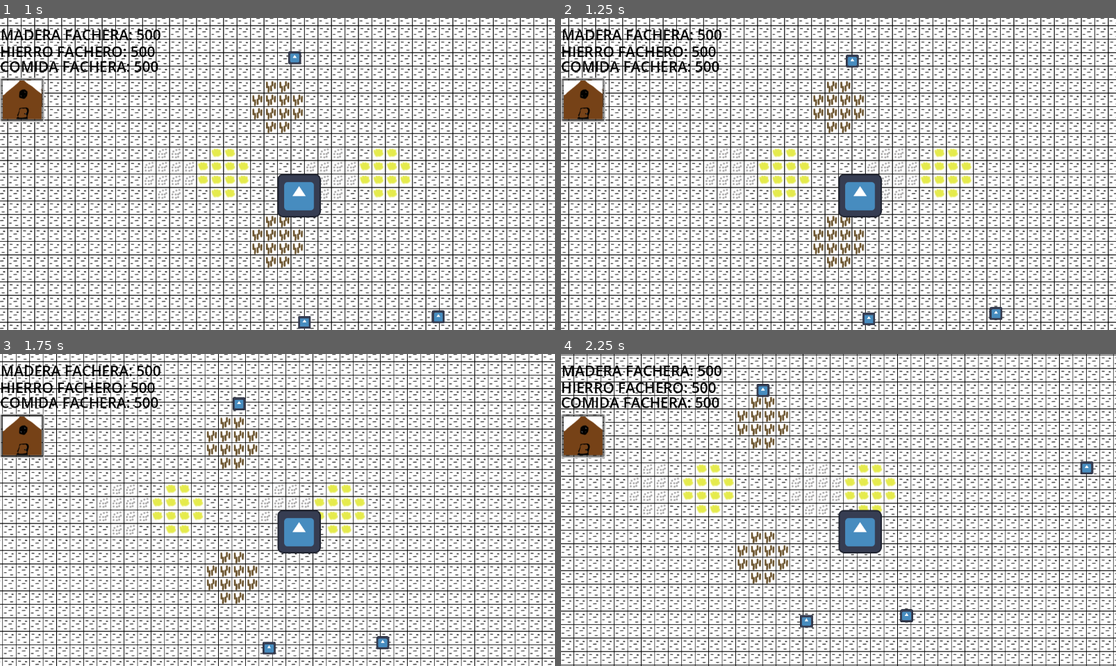
Above: before the commit, frames 1-4 (two rows, left to right).
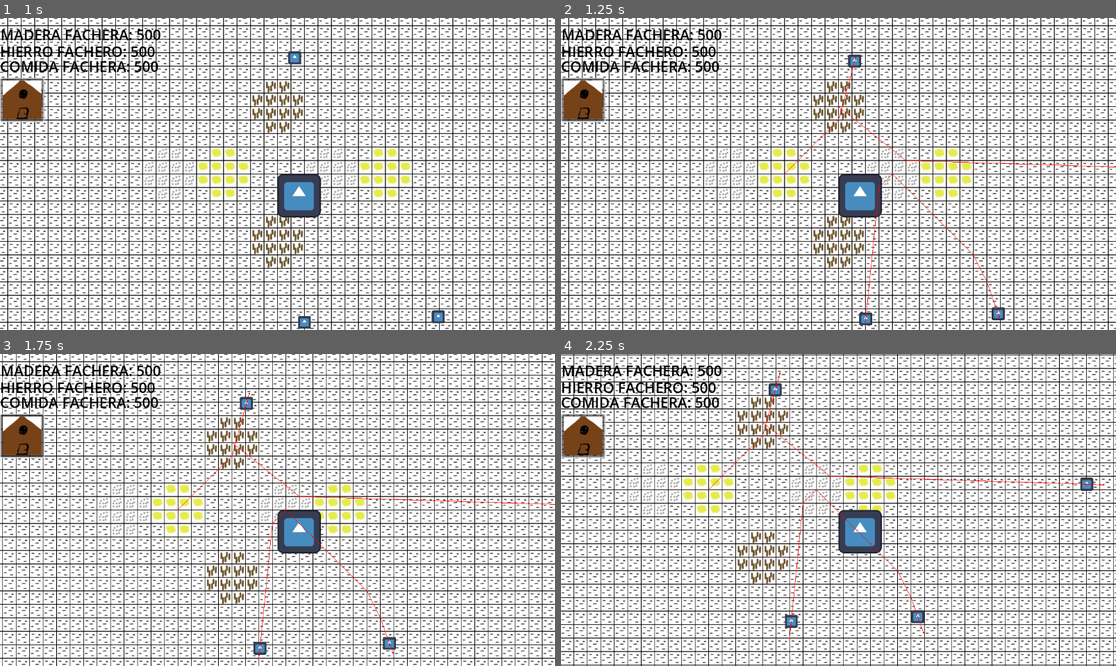
Above: after the commit, the same moments.

Repository: QuaaDev/Juego-Proyecto
Game: Godot game, scene res://Scene/Nucleo.tscn
Same seed, same stepped clock (60 frames per second), same inputs: the game is played once before the commit and once after it. The engine's default icon, where the game draws it, is replaced by a stand-in: a white triangle on a blue panel in a dark square.
Inputs (mouse positions are in pixels of both pictures, inside the frame that each line leads up to):
- Up to frame 1 (1 s): click (22, 99) at 0.5 s
- Up to frame 2 (1.25 s): no input
- Up to frame 3 (1.75 s): move the mouse to (432, 650) at 1.27 s; hold Right (ui_right) from 1.28 s (still down); hold Right mouse button (ClickDer) from 1.28 s (still down)
- Up to frame 4 (2.25 s): move the mouse to (1093, 491) at 2.02 s; release Right (ui_right) at 2.03 s; release Right mouse button (ClickDer) at 2.03 s; hold Down (ui_down) from 2.03 s (still down); click (1093, 491) at 2.1 s

Frame 1 is identical in both runs. In frame 2, 0.6% of the frame differs, in the area x 40-100%, y 11-99%; in frame 3, 0.8%; in frame 4, 1.2%, in the area x 26-98%, y 6-92%.

Commit message:
Implementado PathFinding2d
Implementado PathFinding2d en los aldeanos sin errores conocidos.

Diff:
--- a/TodoJunto/Scene/Suelo.tscn
+++ b/TodoJunto/Scene/Suelo.tscn
@@ -1,8 +1,28 @@
-[gd_scene load_steps=7 format=3 uid="uid://ktpc5u1xfekm"]
+[gd_scene load_steps=11 format=3 uid="uid://ktpc5u1xfekm"]
 
 [ext_resource type="Texture2D" uid="uid://pd63m70gji" path="res://Assets/PisoBeta.png" id="1_gv26j"]
 [ext_resource type="Script" path="res://Script/ControladorSuelo.gd" id="1_lkm7l"]
 [ext_resource type="Texture2D" uid="uid://bd272wqgynl1f" path="res://Assets/CasaBeta.png" id="3_p4wt2"]
+
+[sub_resource type="NavigationPolygon" id="NavigationPolygon_daps7"]
+vertices = PackedVector2Array(-20, -20, 20, -20, 20, 20, -20, 20)
+polygons = Array[PackedInt32Array]([PackedInt32Array(0, 1, 2, 3)])
+outlines = Array[PackedVector2Array]([PackedVector2Array(-20, -20, 20, -20, 20, 20, -20, 20)])
+
+[sub_resource type="NavigationPolygon" id="NavigationPolygon_n1yyi"]
+vertices = PackedVector2Array(-20, -20, 20, -20, 20, 20, -20, 20)
+polygons = Array[PackedInt32Array]([PackedInt32Array(0, 1, 2, 3)])
+outlines = Array[PackedVector2Array]([PackedVector2Array(-20, -20, 20, -20, 20, 20, -20, 20)])
+
+[sub_resource type="NavigationPolygon" id="NavigationPolygon_hb3tn"]
+vertices = PackedVector2Array(-20, -20, 20, -20, 20, 20, -20, 20)
+polygons = Array[PackedInt32Array]([PackedInt32Array(0, 1, 2, 3)])
+outlines = Array[PackedVector2Array]([PackedVector2Array(-20, -20, 20, -20, 20, 20, -20, 20)])
+
+[sub_resource type="NavigationPolygon" id="NavigationPolygon_stdh5"]
+vertices = PackedVector2Array(-20, -20, 20, -20, 20, 20, -20, 20)
+polygons = Array[PackedInt32Array]([PackedInt32Array(0, 1, 2, 3)])
+outlines = Array[PackedVector2Array]([PackedVector2Array(-20, -20, 20, -20, 20, 20, -20, 20)])
 
 [sub_resource type="TileSetAtlasSource" id="TileSetAtlasSource_7335a"]
 texture = ExtResource("1_gv26j")
@@ -10,15 +30,19 @@
 0:0/0 = 0
 0:0/0/physics_layer_0/linear_velocity = Vector2(0, 0)
 0:0/0/physics_layer_0/angular_velocity = 0.0
+0:0/0/navigation_layer_0/polygon = SubResource("NavigationPolygon_daps7")
 1:0/0 = 0
 1:0/0/physics_layer_0/linear_velocity = Vector2(0, 0)
 1:0/0/physics_layer_0/angular_velocity = 0.0
+1:0/0/navigation_layer_0/polygon = SubResource("NavigationPolygon_n1yyi")
 2:0/0 = 0
 2:0/0/physics_layer_0/linear_velocity = Vector2(0, 0)
 2:0/0/physics_layer_0/angular_velocity = 0.0
+2:0/0/navigation_layer_0/polygon = SubResource("NavigationPolygon_hb3tn")
 3:0/0 = 0
 3:0/0/physics_layer_0/linear_velocity = Vector2(0, 0)
 3:0/0/physics_layer_0/angular_velocity = 0.0
+3:0/0/navigation_layer_0/polygon = SubResource("NavigationPolygon_stdh5")
 
 [sub_resource type="TileSetAtlasSource" id="TileSetAtlasSource_76ud0"]
 texture = ExtResource("3_p4wt2")
@@ -26,19 +50,25 @@
 0:0/0 = 0
 0:0/0/physics_layer_0/linear_velocity = Vector2(0, 0)
 0:0/0/physics_layer_0/angular_velocity = 0.0
+0:0/0/physics_layer_0/polygon_0/points = PackedVector2Array(-20, -20, 20, -20, 20, 20, -20, 20)
 0:1/0 = 0
 0:1/0/physics_layer_0/linear_velocity = Vector2(0, 0)
 0:1/0/physics_layer_0/angular_velocity = 0.0
+0:1/0/physics_layer_0/polygon_0/points = PackedVector2Array(-20, -20, 20, -20, 20, 20, -20, 20)
 1:0/0 = 0
 1:0/0/physics_layer_0/linear_velocity = Vector2(0, 0)
 1:0/0/physics_layer_0/angular_velocity = 0.0
+1:0/0/physics_layer_0/polygon_0/points = PackedVector2Array(-20, -20, 20, -20, 20, 20, -20, 20)
 1:1/0 = 0
 1:1/0/physics_layer_0/linear_velocity = Vector2(0, 0)
 1:1/0/physics_layer_0/angular_velocity = 0.0
+1:1/0/physics_layer_0/polygon_0/points = PackedVector2Array(-20, -20, 20, -20, 20, 20, -20, 20)
 
 [sub_resource type="TileSet" id="TileSet_0yk5v"]
 tile_size = Vector2i(40, 40)
-physics_layer_0/collision_layer = 1
+physics_layer_0/collision_layer = 8
+physics_layer_0/collision_mask = 5
+navigation_layer_0/layers = 1
 sources/0 = SubResource("TileSetAtlasSource_7335a")
 sources/1 = SubResource("TileSetAtlasSource_76ud0")
 
--- a/TodoJunto/Scene/aldeano.tscn
+++ b/TodoJunto/Scene/aldeano.tscn
@@ -9,6 +9,8 @@
 [node name="Aldeano" type="CharacterBody2D"]
 collision_mask = 0
 input_pickable = true
+motion_mode = 1
+wall_min_slide_angle = 0.0
 script = ExtResource("1_41rv6")
 
 [node name="Sprite2D" type="Sprite2D" parent="."]
@@ -22,4 +24,13 @@
 [node name="CollisionShape2D" type="CollisionShape2D" parent="."]
 shape = SubResource("CircleShape2D_ij46q")
 
+[node name="NavigationAgent2D" type="NavigationAgent2D" parent="."]
+path_max_distance = 80.0
+debug_enabled = true
+
+[node name="TimerNavegacion" type="Timer" parent="."]
+wait_time = 2.0
+one_shot = true
+autostart = true
+
 [connection signal="timeout" from="Timer" to="." method="_on_timer_timeout"]
--- a/TodoJunto/Script/ControladorEscena.gd
+++ b/TodoJunto/Script/ControladorEscena.gd
@@ -105,7 +105,7 @@
 		if i.name.contains("Aldeano"):
 			hijos_aldeanos.append(i)
 	#Si la cantidad de comida es menor a lo que comen todos los aldeanos, algunos moriran de hambre
-	if cantidad_comida < hijos_aldeanos.size()*60:
+	if cantidad_comida < hijos_aldeanos.size()*60: #<---- esto es 60
 		#Calcula las muertes por hambre
 		var cantidad_muertes_por_hambre = int((hijos_aldeanos.size()*60 - cantidad_comida)/60)
 		#Ejecuta las muertes seleccionando un aldeano random, lo elimina de la lista de aldeanos y luego queue free
--- a/TodoJunto/Script/IA_aldeano.gd
+++ b/TodoJunto/Script/IA_aldeano.gd
@@ -2,16 +2,16 @@
 @onready var escena_principal = get_parent()
 @onready var timer = $Timer
 @onready var yo_mismo = $"."
+#-------------Navegation Path----------------
+@onready var navegacion = $NavigationAgent2D
+var desactivar_navegacion = true
+#-------------Navegation Path----------------
 #Aca se registra en que casa vive el aldeano
 var casa_asignada
 #Recursos para calcular el recurso mas cercano
 var coordenadas_recursos
 var recurso_mas_cercano
 #Recursos para calcular el recurso mas cercano
-#Controladores de movimiento
-var moverse_x = false
-var moverse_y = false
-#Controladores de movimiento
 #Velocidad del aldeano
 const velocidad = 40
 #Velocidad del aldeano
@@ -50,45 +50,28 @@
 		recurso_mas_cercano = lista_de_coordenadas_validas[resultado_distancia.find(resultado_distancia.min())]
 		#Activa el movimiento
 		#El aldeano ira AL CENTRO del recurso, hay que arreglar esto mas adelante para que solo sea necesario el borde
-		moverse_x = true
-		moverse_y = true
+		#Pone de target las coordenadas del recurso
+		navegacion.target_position = recurso_mas_cercano
+		#Activa el movimiento
+		desactivar_navegacion = false
 	else:
-		pass
+		#Desactiva el movimiento
+		desactivar_navegacion = true
 		#print("No quedan recursos de X tipo")
 	#resultado_distancia.clear()
 func _process(_delta):
-	#Interruptor para el movimiento
-	if moverse_x or moverse_y:
-		#Si hay una diferencia en el eje X entre el recurso y el aldeano, activa el movimiento
-		#Si la diferencia es menor a 1 pixeles, desactiva el movimiento del eje
-		if moverse_x:
-			if (1 < abs(position.x - recurso_mas_cercano.x)):
-				#Averigua si la diferencia es negativa o positiva para saber a que lado dirigirse
-				if 0 > position.x - recurso_mas_cercano.x:
-					velocity.x = velocidad
-				else:
-					velocity.x = -velocidad
-			else:
-				#Si no hay diferencia, significa que ya llego al lugar indicado y desactiva el movimiento de dicho eje
-				velocity.x = 0
-				moverse_x = false
-		if moverse_y:
-			if (1 < abs(position.y - recurso_mas_cercano.y)):
-				if 0 > position.y - recurso_mas_cercano.y:
-					velocity.y = velocidad
-				else:
-					velocity.y = -velocidad
-			else:
-				velocity.y = 0
-				moverse_y = false
-		#Ejecuta el movimiento
+	#Si el movimiento esta activado, lo ejecuta
+	if !desactivar_navegacion:
+		#Obtiene la direccion del proximo nodo que debe alcanzar
+		var dir = to_local(navegacion.get_next_path_position()).normalized()
+		#Aplica velocidad segun la direccion
+		velocity = dir * velocidad
 		move_and_slide()
 	pass
 #Cuando entra a la zona de recursos, frena el movimiento automaticamente
 #Esta señal la envia la zona de recursos al detectar el body
 func estoy_dentro_de_la_zona():
-	moverse_x = false
-	moverse_y = false
+	desactivar_navegacion = true
 
 #Se resetea el timer para ejecutar el codigo de buscar recursos esperando a que el antiguo desaparezca
 func recurso_local_agotado():
--- a/TodoJunto/project.godot
+++ b/TodoJunto/project.godot
@@ -33,3 +33,4 @@
 2d_physics/layer_1="Aldeano"
 2d_physics/layer_2="Recursos"
 2d_physics/layer_3="Jugador"
+2d_physics/layer_4="Hitbox Mapa"
